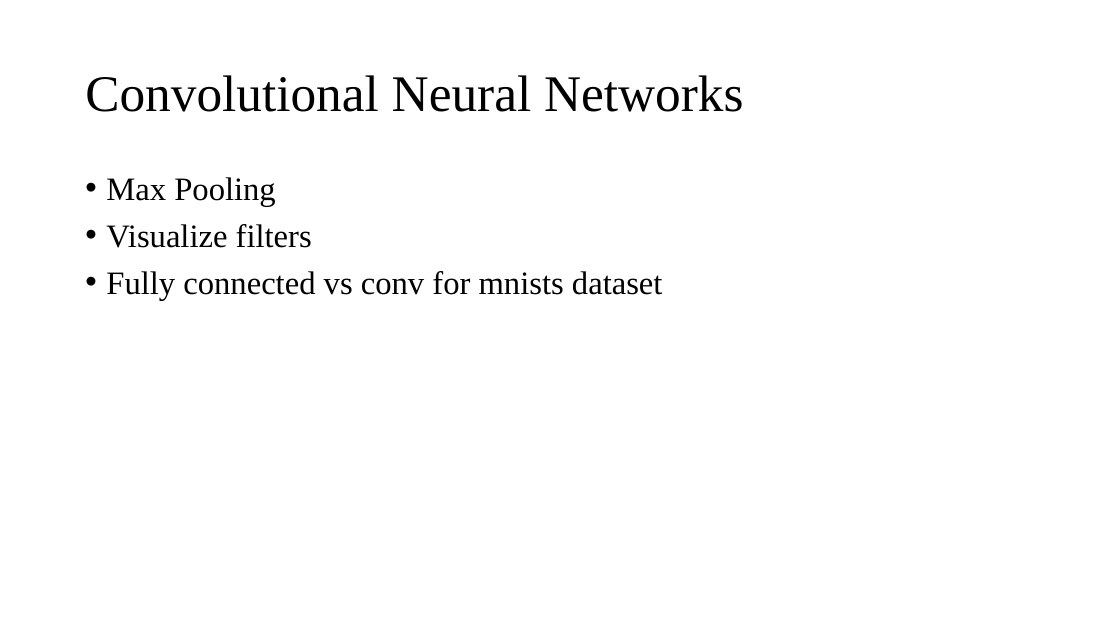
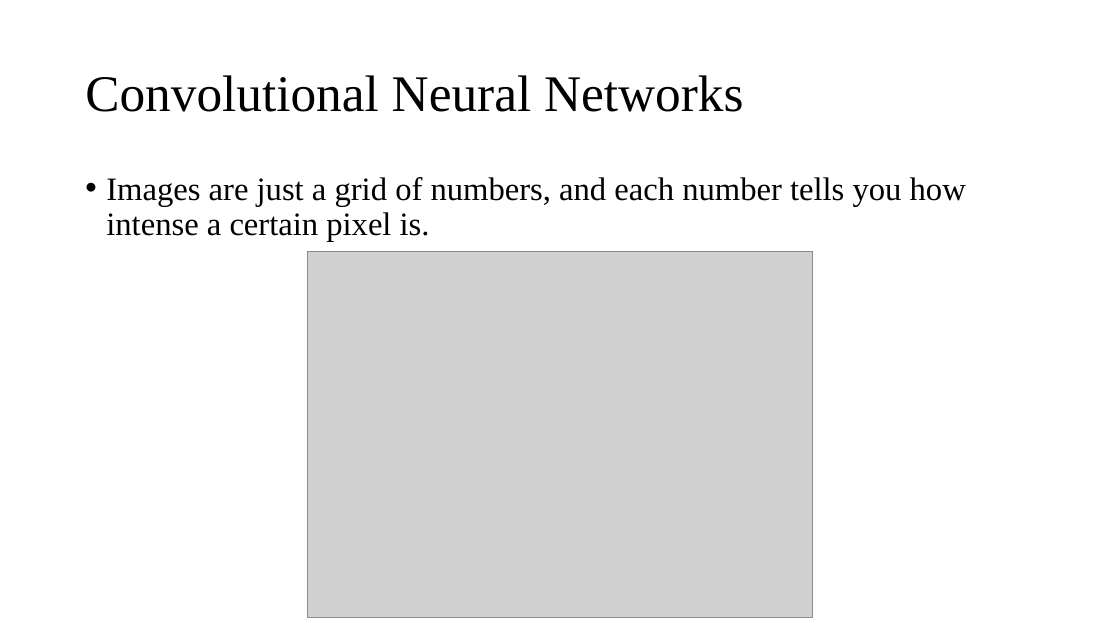
Before and after one commit to Amirosimani/Machine_Learning_Pratt, a slide deck: slide 4 of course slides/week_10.pptx. Drawn at 1120x630 pixels with LibreOffice and Linux fonts; fonts in the diff are those of the drawing; grey boxes stand for pictures. Boxes give left, top, right and bottom in pixels: in the first picture for what was removed or moved away, otherwise in the second. Text is boxed around its words. In the diff, an @@ line names an element or a change of style, - is before the commit and + after.

```diff
--- a/course slides/week_10.pptx
+++ b/course slides/week_10.pptx
@@ text at bbox=[106, 177, 966, 241]: text changed @@
-• Max Pooling
-• Visualize filters
-• Fully connected vs conv for mnists dataset
+• Images are just a grid of numbers, and each number tells you how intense a certain pixel is.
@@ picture added at bbox=[308, 251, 813, 618] @@
```
Also in this commit, not shown: 1 other slide changed, 1 slide added, 1 slide removed, 1 other file.
